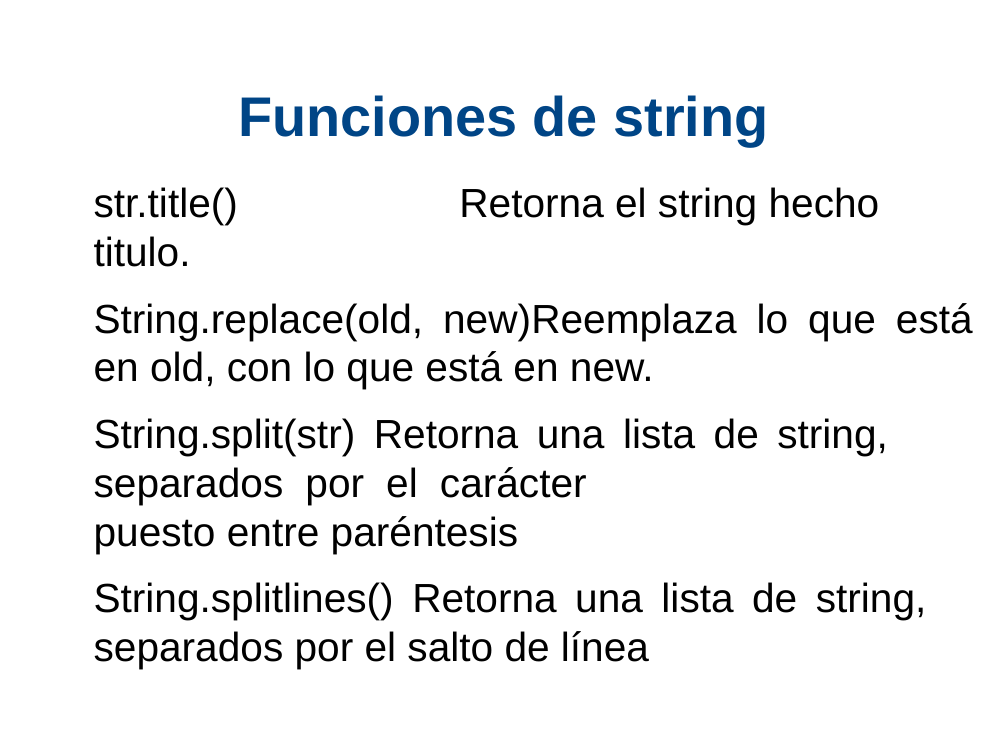
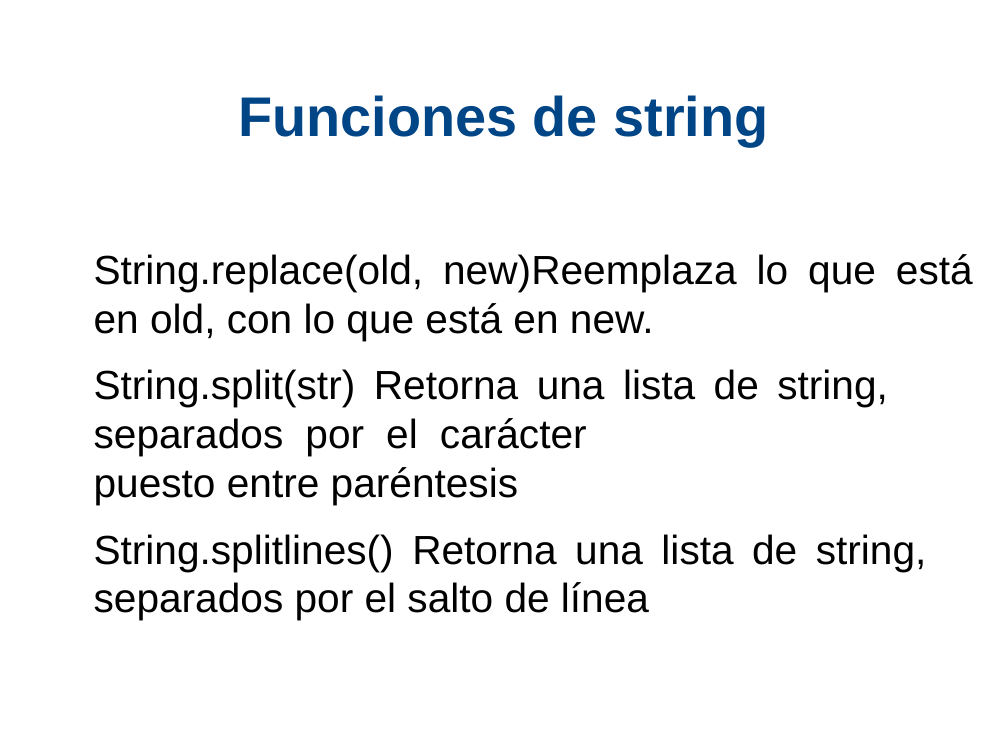
Before and after one commit to xDavidPM/Taller-Python, a slide deck: slide 16 of Python diapositiva.odp (slide 15 before the commit). Drawn at 1008x756 pixels with LibreOffice and Linux fonts; fonts in the diff are those of the drawing; background and template pictures are left out. Boxes give left, top, right and bottom in pixels: in the first picture for what was removed or moved away, otherwise in the second. Text is boxed around its words. In the diff, an @@ line names an element or a change of style, - is before the commit and + after.

```diff
--- a/Python diapositiva.odp
+++ b/Python diapositiva.odp
@@ text at [94,187,880,225]: paragraph removed @@
-str.title() Retorna el string hecho titulo.
```
Also in this commit, not shown: 2 other slides changed, 11 slides added, 3 other files.
